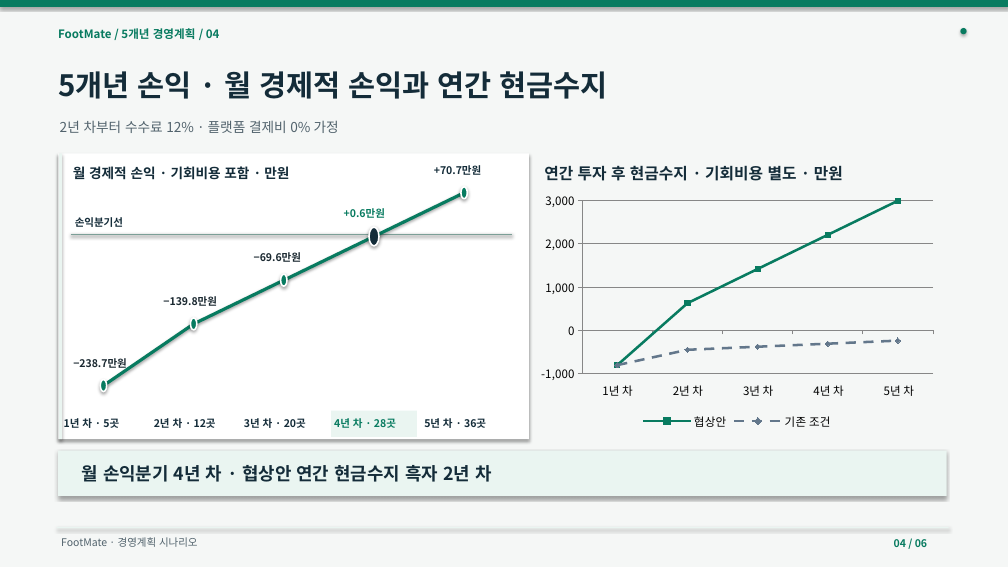
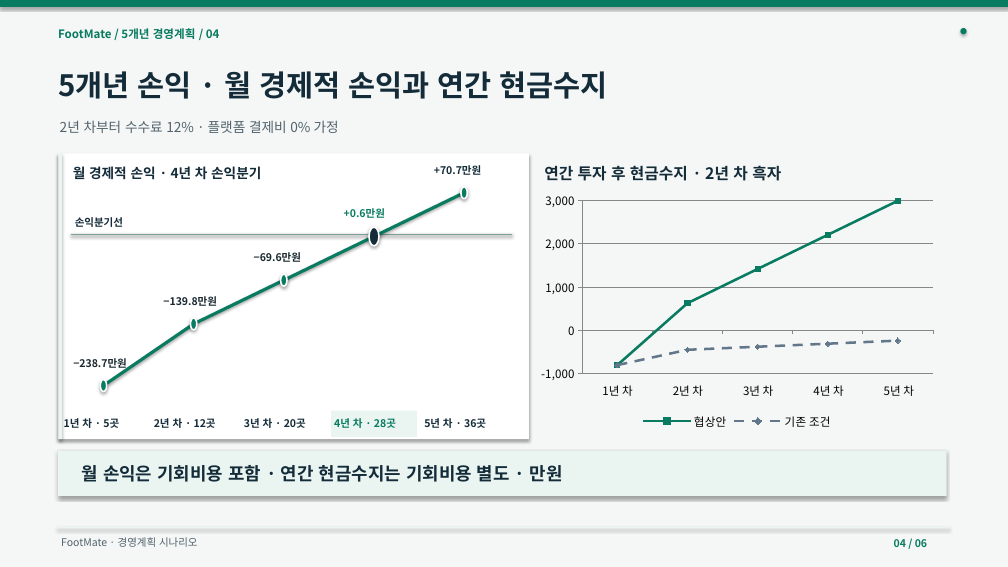
Before and after one commit to dohyunkimmm/footmate-case-study, a slide deck: slide 4 of src/case-study/downloads/footmate_5year_strategy.pptx. Drawn at 1008x567 pixels with LibreOffice and Linux fonts; fonts in the diff are those of the drawing. Boxes give left, top, right and bottom in pixels: in the first picture for what was removed or moved away, otherwise in the second. Text is boxed around its words. In the diff, an @@ line names an element or a change of style, - is before the commit and + after.

```diff
--- a/src/case-study/downloads/footmate_5year_strategy.pptx
+++ b/src/case-study/downloads/footmate_5year_strategy.pptx
@@ text at <box>73,166,261,180</box>: text changed @@
-월 경제적 손익 · 기회비용 포함 · 만원
+월 경제적 손익 · 4년 차 손익분기
@@ text at <box>544,165,781,181</box>: text changed @@
-연간 투자 후 현금수지 · 기회비용 별도 · 만원
+연간 투자 후 현금수지 · 2년 차 흑자
@@ text at <box>82,465,563,482</box>: text changed @@
-월 손익분기 4년 차 · 협상안 연간 현금수지 흑자 2년 차
+월 손익은 기회비용 포함 · 연간 현금수지는 기회비용 별도 · 만원
```
Also in this commit, not shown: 1 other slide changed, 6 other files.
